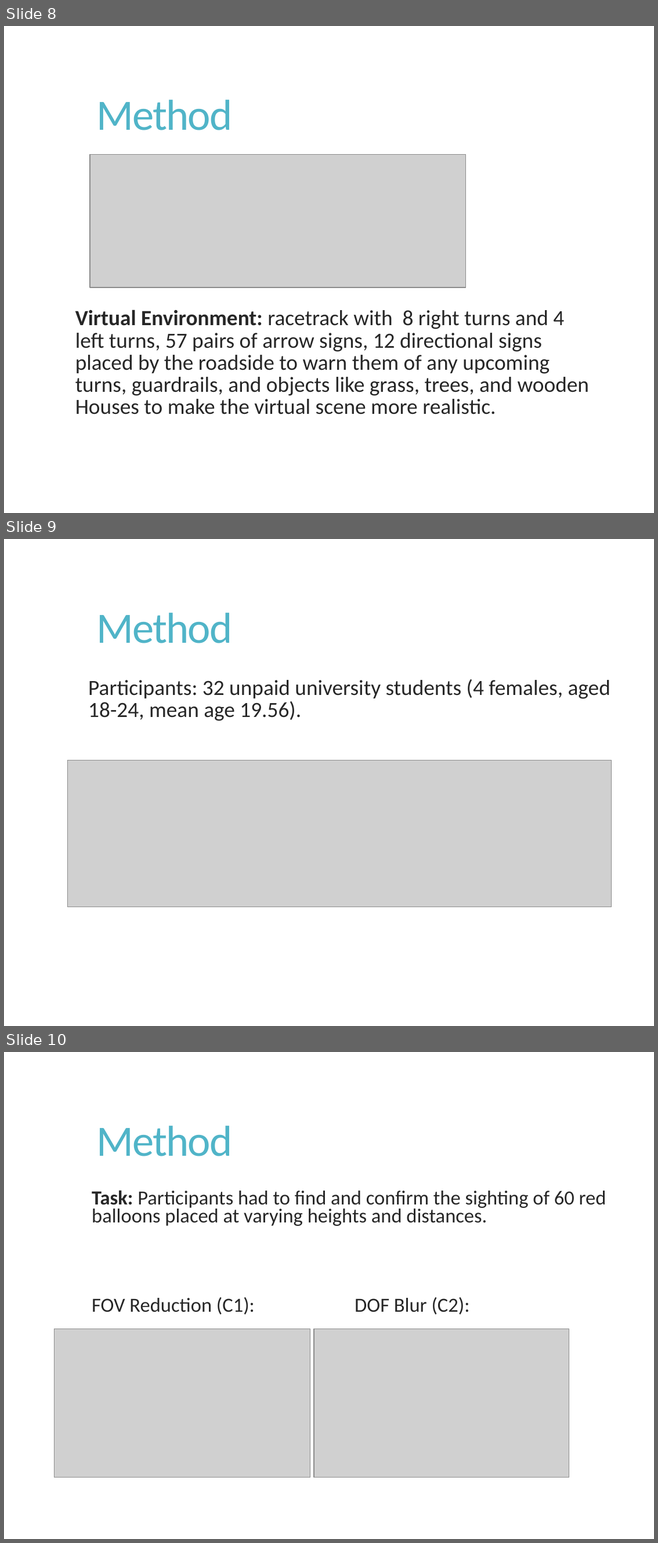
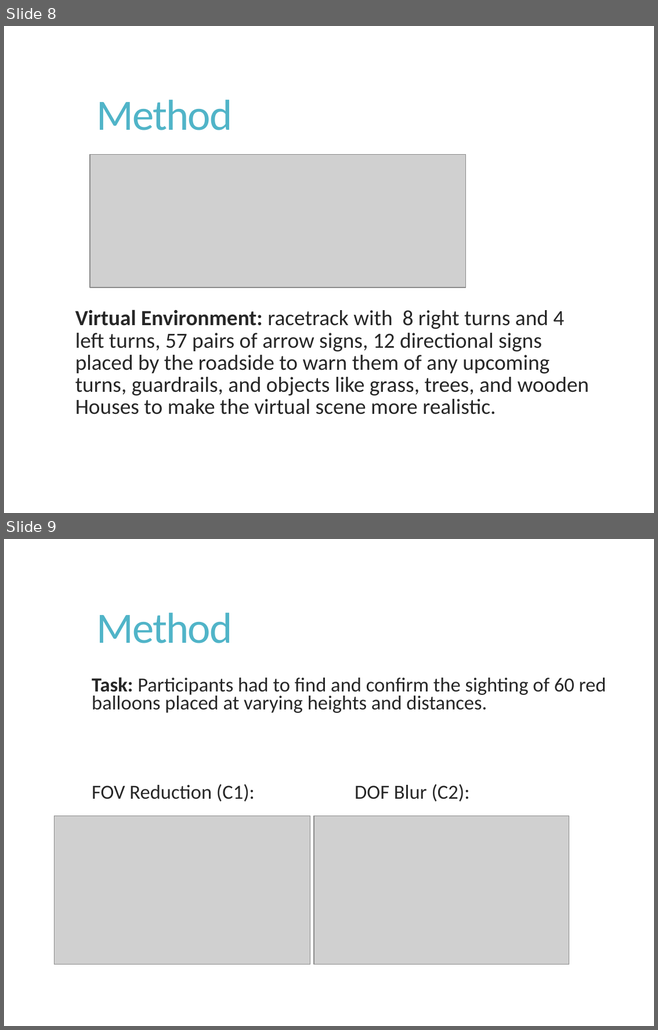
Before and after one commit to Akash3121/3D, a slide deck: Paper-Presentation/Akash - VR_Sickness_Mitigation_Methods_Presentation.pptx. Shown one above the other, each under a label of ours: slides 8, 9 and 10 before the commit, slides 8 and 9 after it. The pictures are 658x1543 and 658x1030 pixels, drawn with LibreOffice and Linux fonts; fonts in the diff are those of the drawing; grey boxes stand for pictures; background and template pictures are left out. Boxes give left, top, right and bottom in pixels: in the first picture for what was removed or moved away, otherwise in the second. Text is boxed around its words. In the diff, an @@ line names an element or a change of style, - is before the commit and + after.

```diff
--- a/Paper-Presentation/Akash - VR_Sickness_Mitigation_Methods_Presentation.pptx
+++ b/Paper-Presentation/Akash - VR_Sickness_Mitigation_Methods_Presentation.pptx
@@ slide 9 removed at <box>4,539,654,1026</box>, background picture (left out) @@
@@ title removed at <box>96,613,232,643</box> @@
-Method
@@ text removed at <box>88,679,610,721</box> @@
-  Participants: 32 unpaid university students (4 females, aged 18-24, mean age 19.56).
@@ picture removed at <box>68,761,611,907</box> @@
@@ what was slide 10 is now slide 9 @@
```
Also in this commit, not shown: 1 slide changed.
